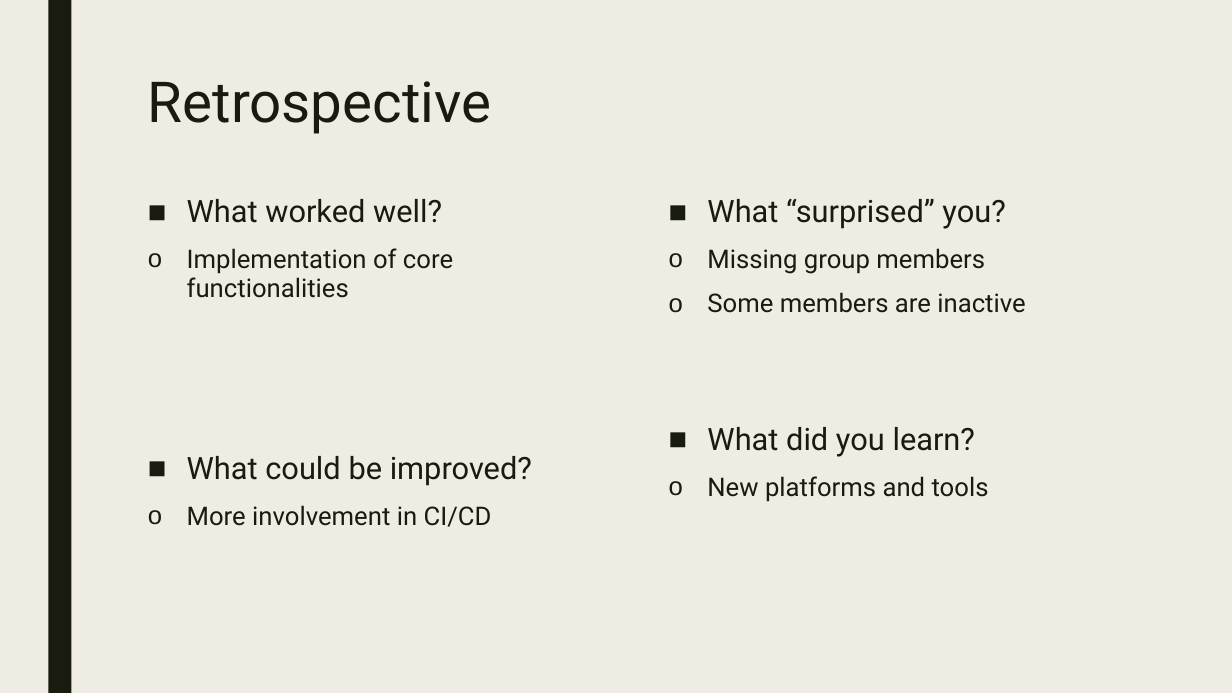
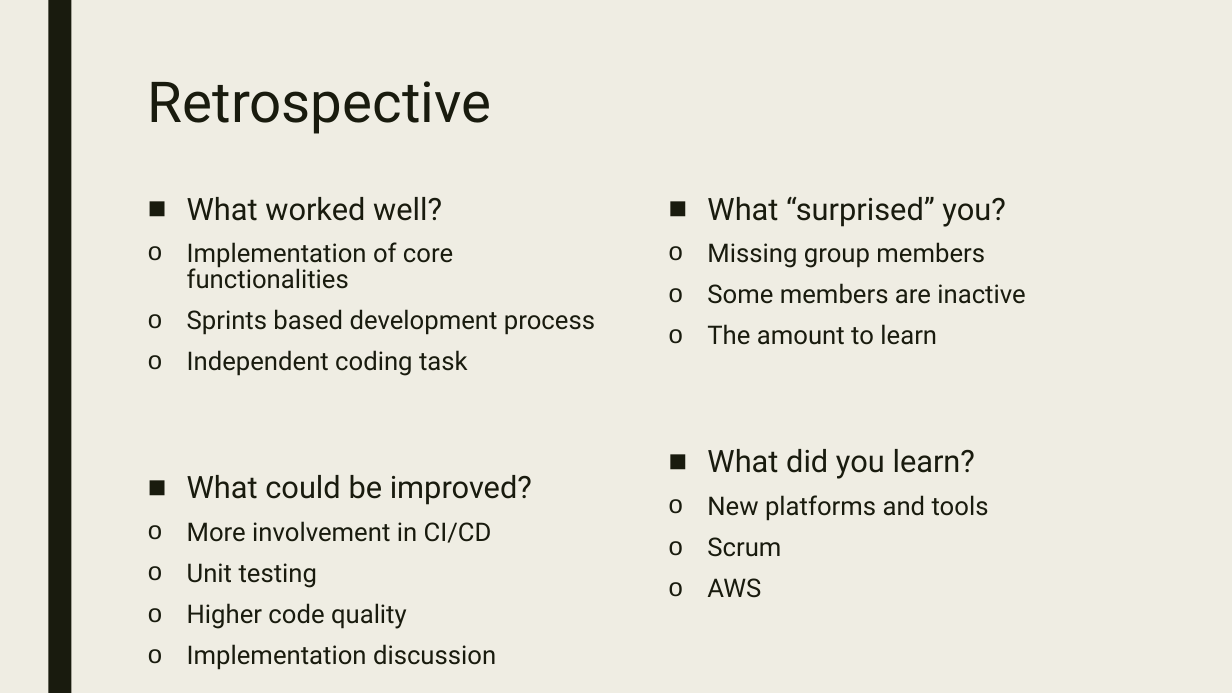
Before and after one commit to RMIT-SEPT/majorproject-5-wed-16-30-6, a slide deck: slide 8 of docs/Presentation/milestone3_presentation.pptx. Drawn at 1232x693 pixels with LibreOffice and Linux fonts; fonts in the diff are those of the drawing. Boxes give left, top, right and bottom in pixels: in the first picture for what was removed or moved away, otherwise in the second. Text is boxed around its words. In the diff, an @@ line names an element or a change of style, - is before the commit and + after.

Commit message:
Update slide on retrospective

```diff
--- a/docs/Presentation/milestone3_presentation.pptx
+++ b/docs/Presentation/milestone3_presentation.pptx
@@ text at [187, 197, 532, 543]: line spacing 0.94 to 0.84 @@
@@ text at [707, 197, 1025, 521]: line spacing 0.94 to 0.84 @@
@@ text at [187, 309, 595, 376]: paragraphs added @@
+o Sprints based development process
+o Independent coding task
@@ text at [707, 324, 937, 345]: paragraph added @@
+o The amount to learn
@@ text at [707, 537, 781, 598]: paragraphs added @@
+o Scrum
+o AWS
@@ text at [187, 563, 496, 670]: paragraphs added @@
+o Unit testing
+o Higher code quality
+o Implementation discussion
```
